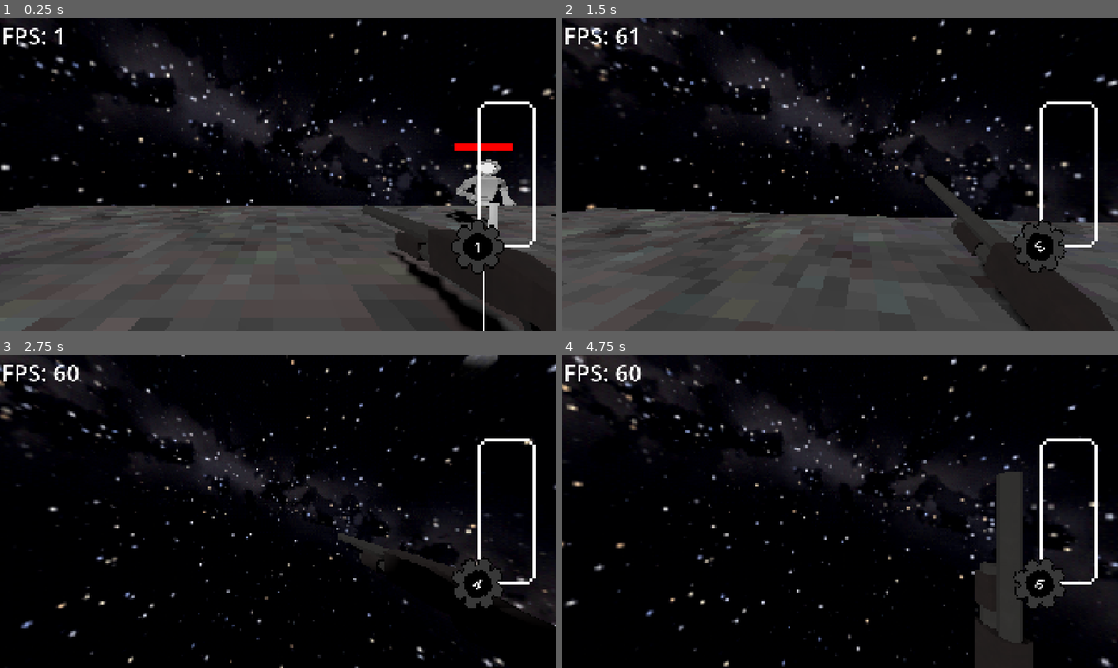
Above: before the commit, frames 1-4 (two rows, left to right).
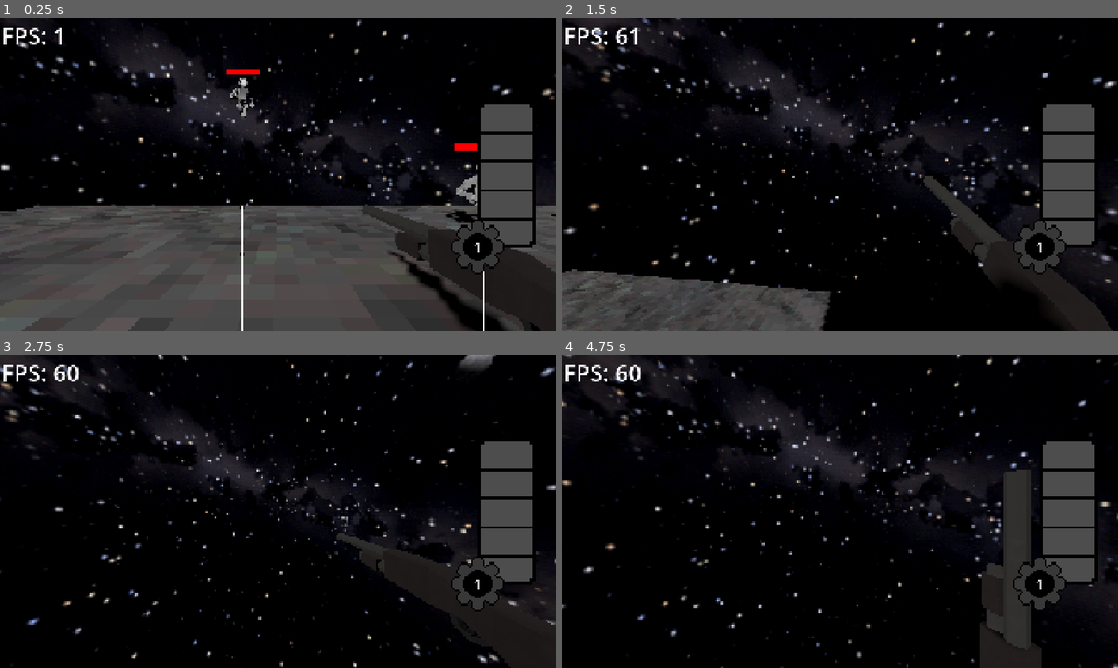
Above: after the commit, the same moments.

Repository: TheM0RSE/GameOff2026
Game: Godot game, scene res://Scenes/Main.tscn
Same seed, same stepped clock (60 frames per second), same inputs: the game is played once before the commit and once after it.
Inputs (mouse positions are in pixels of both pictures, inside the frame that each line leads up to):
- Up to frame 1 (0.25 s): no input
- Up to frame 2 (1.5 s): move the mouse to (867, 174) at 0.52 s; hold W (up) from 0.53 s (still down); click (867, 174) at 0.6 s; tap Space (jump) at 0.77 s; tap Tab (ui_focus_next) at 0.8, 1.35 s; move the mouse to (812, 174) at 1.27 s
- Up to frame 3 (2.75 s): keep holding W (up); tap Space (jump) at 1.52 s; click (250, 511) at 1.55 s; move the mouse to (289, 505) at 2.02 s; tap Shift (Dash) at 2.1 s; tap Tab (ui_focus_next) at 2.3 s
- Up to frame 4 (4.75 s): keep holding W (up); move the mouse to (834, 517) at 2.77 s; tap Ctrl (Slide) at 2.85 s; tap Space (jump) at 3.02, 3.77, 4.52 s; click (834, 517) at 3.05 s; move the mouse to (878, 514) at 3.52 s; click (878, 514) at 3.6 s; tap Tab (ui_focus_next) at 3.8, 4.35 s; move the mouse to (795, 508) at 4.27 s; click (795, 508) at 4.55 s

The runs differ from the first frame. In frame 1, 4.1% of the frame differs, in the area x 40-97%, y 16-100%; in frame 2, 31%, in the area x 0-100%, y 0-100%; in frame 3, 12%; in frame 4, 11%.

Commit message:
Added functional gear meter that fills up based on damage

Diff:
--- a/Entities/HealthComponent.gd
+++ b/Entities/HealthComponent.gd
@@ -13,9 +13,9 @@
 func _ready():
 	current_health = max_health
 
-func take_damage(amount):
+func take_damage(amount) -> int:
 	if not alive or amount <= 0: # Do nothing if entity is dead or if there is no damage
-		return
+		return 0
 	var actual_damage = clampi(amount, 0, current_health) # Do no more damage if it is more than the current health
 	current_health = clampi(current_health - actual_damage, 0, max_health) # Take off the damage from the current health
 	damage_taken.emit(actual_damage)
@@ -24,3 +24,5 @@
 	if current_health <= 0:
 		alive = false
 		died.emit()
+
+	return actual_damage
--- a/Entities/Player/Player.gd
+++ b/Entities/Player/Player.gd
@@ -102,9 +102,13 @@
 @export var camera : Camera3D
 var cam_rotation := Vector2.ZERO
 
+# Weapon variables
 @export var weapon_point : Node3D
 @export var weapon_scene : PackedScene
 var current_weapon : Weapon
+
+# Gear meter
+@export var gear_meter : TextureProgressBar
 
 func _ready() -> void:
 	Input.mouse_mode = Input.MOUSE_MODE_CAPTURED # Lock mouse ingame
@@ -394,3 +398,9 @@
 	camera.h_offset = randf_range(-s, s)
 	camera.v_offset = randf_range(-s, s)
 	shake = move_toward(shake, 0.0, 0.8 * delta)
+
+func update_gear_meter(damage: int):
+	if gear_meter:
+		gear_meter.add_value(damage)
+	else:
+		print("No gear meter defined")
--- a/Entities/WorkerRobot/WorkerRobot.gd
+++ b/Entities/WorkerRobot/WorkerRobot.gd
@@ -47,15 +47,19 @@
 
 	move_and_slide()
 
-func take_damage(collider: Area3D, damage: int):
+func take_damage(collider: Area3D, damage: int) -> int:
 	if not health_component:
-		return
+		return 0
 	if collider == head_collider:
-		health_component.take_damage(damage * headshot_multiplier) # Multiply with headshot_multiplier if weapon hits head
+		var headshot_damage = damage * headshot_multiplier # Multiply with headshot_multiplier if weapon hits head
+		var actual_damage = health_component.take_damage(headshot_damage)
+		return actual_damage
 	elif collider == body_collider:
-		health_component.take_damage(damage)
+		var actual_damage = health_component.take_damage(damage)
+		return actual_damage
 	else:
 		print("Not a body or head collider?")
+	return 0
 
 func _on_health_component_health_changed(current_health: int): # What happens when the enemy's health changes?
 	if not health_bar:
--- a/Scenes/Main.tscn
+++ b/Scenes/Main.tscn
@@ -6,9 +6,10 @@
 [ext_resource type="PackedScene" uid="uid://bic3k18q2t0ui" path="res://Models/Table/Table.glb" id="4_rgh2o"]
 [ext_resource type="PackedScene" uid="uid://dulq0ckibflvo" path="res://Entities/WorkerRobot/WorkerRobot.tscn" id="7_50glp"]
 [ext_resource type="PackedScene" uid="uid://x8lmalqrs4c6" path="res://Entities/HipHopDancer/hip_hop_dancing.tscn" id="7_jw32o"]
+[ext_resource type="Texture2D" uid="uid://b4y6dqq4q3pvo" path="res://UI/GearMeter/GearMeterEmpty.png" id="8_4kpch"]
 [ext_resource type="Texture2D" uid="uid://natl2uxltb2c" path="res://UI/GearMeter/Gear.png" id="9_bmxlf"]
+[ext_resource type="Texture2D" uid="uid://cf6uolvwtrmqp" path="res://UI/GearMeter/GearMeterFilled.png" id="9_grg3l"]
 [ext_resource type="Script" uid="uid://b7j8oinw4ygei" path="res://Scenes/fps.gd" id="9_vy5pj"]
-[ext_resource type="Texture2D" uid="uid://df0kuen0jgi5y" path="res://UI/GearMeter/GearMeterBorder.png" id="10_4kpch"]
 [ext_resource type="Script" uid="uid://b57ipvfujt6s4" path="res://UI/gear_meter.gd" id="10_grg3l"]
 
 [sub_resource type="PanoramaSkyMaterial" id="PanoramaSkyMaterial_v1gob"]
@@ -109,8 +110,9 @@
 transform = Transform3D(-0.62728643, 0.23172829, -0.74351454, -0.13602789, 0.9074293, 0.39757875, 0.76681685, 0.3505344, -0.5376965, 0, 6.527805, 0)
 shadow_enabled = true
 
-[node name="Player" parent="SubViewportContainer/SubViewport/World" unique_id=1972926718 instance=ExtResource("1_r150o")]
+[node name="Player" parent="SubViewportContainer/SubViewport/World" unique_id=1972926718 node_paths=PackedStringArray("gear_meter") instance=ExtResource("1_r150o")]
 transform = Transform3D(-4.371139e-08, 0, -1, 0, 1, 0, 1, 0, -4.371139e-08, 3.962905, 1.6657808, -2.8684998)
+gear_meter = NodePath("../../../../UI/CanvasLayer/GearMeter")
 
 [node name="NavigationRegion3D" type="NavigationRegion3D" parent="SubViewportContainer/SubViewport/World" unique_id=1232932362]
 navigation_mesh = SubResource("NavigationMesh_3n5wa")
@@ -160,6 +162,18 @@
 
 [node name="Customer" parent="SubViewportContainer/SubViewport/World" unique_id=1439125245 node_paths=PackedStringArray("player") instance=ExtResource("7_50glp")]
 transform = Transform3D(1, 0, 0, 0, 1, 0, 0, 0, 1, 9.394899, 0.49489495, 3.121523)
+player = NodePath("../Player")
+
+[node name="Customer2" parent="SubViewportContainer/SubViewport/World" unique_id=713210261 node_paths=PackedStringArray("player") instance=ExtResource("7_50glp")]
+transform = Transform3D(1, 0, 0, 0, 1, 0, 0, 0, 1, -15.931631, 0.49489495, 17.328062)
+player = NodePath("../Player")
+
+[node name="Customer3" parent="SubViewportContainer/SubViewport/World" unique_id=1073123583 node_paths=PackedStringArray("player") instance=ExtResource("7_50glp")]
+transform = Transform3D(1, 0, 0, 0, 1, 0, 0, 0, 1, -15.931631, 0.49489495, -4.432789)
+player = NodePath("../Player")
+
+[node name="Customer4" parent="SubViewportContainer/SubViewport/World" unique_id=874462086 node_paths=PackedStringArray("player") instance=ExtResource("7_50glp")]
+transform = Transform3D(1, 0, 0, 0, 1, 0, 0, 0, 1, 12.238817, 4.58837, -4.432789)
 player = NodePath("../Player")
 
 [node name="UI" type="Control" parent="." unique_id=549994049]
@@ -192,10 +206,10 @@
 offset_bottom = 250.0
 grow_horizontal = 0
 grow_vertical = 2
-value = 50.0
 fill_mode = 3
 nine_patch_stretch = true
-texture_under = ExtResource("10_4kpch")
+texture_under = ExtResource("8_4kpch")
+texture_progress = ExtResource("9_grg3l")
 script = ExtResource("10_grg3l")
 animation_player = NodePath("AnimationPlayer")
 gear_label = NodePath("Gear/GearLabel")
--- a/UI/gear_meter.gd
+++ b/UI/gear_meter.gd
@@ -1,12 +1,39 @@
 extends TextureProgressBar
 
-var gear_amount: int = 1
 @export var animation_player: AnimationPlayer
 @export var gear_label: Label
 
-func _process(delta: float) -> void:
-	if Input.is_action_just_pressed("ui_focus_next"):
-		animation_player.stop()
-		animation_player.play("gear_spin")
-		gear_amount += 1
-		gear_label.text = str(gear_amount)
+const max_gear: int = 5
+var current_gear: int = 1
+var current_value: int = 0
+
+var animation_time = 0.1
+
+func add_value(value: int):
+	var new_value = current_value + value
+	if new_value >= 100:
+		update_bar(current_value, new_value, true)
+		gear_up(new_value)
+	else:
+		update_bar(current_value, new_value)
+
+func update_bar(old_value: int, new_value: int, geared_up: int = false):
+	current_value = new_value
+	if geared_up:
+		var tween := create_tween()
+		tween.tween_method(_update_wrapped_value, old_value, new_value, animation_time)
+	else:
+		var tween := create_tween()
+		tween.tween_property(self, "value", new_value, animation_time).from(old_value)
+
+func gear_up(value: int):
+	var rest_value = value - 100
+	current_value = rest_value
+	current_gear += 1
+	animation_player.stop()
+	animation_player.play("gear_spin")
+	gear_label.text = str(current_gear)
+
+func _update_wrapped_value(raw_val: float):
+	current_value = fmod(raw_val, 100)
+	self.value = current_value
--- a/Weapons/Shotgun/Shotgun.tscn
+++ b/Weapons/Shotgun/Shotgun.tscn
@@ -46,7 +46,7 @@
 animation_player = NodePath("AnimationPlayer")
 damage = 40
 shoot_rate = 1.0
-recoil_force = 20
+recoil_force = 10
 
 [node name="Model" parent="." unique_id=1291959369 instance=ExtResource("1_tqfqr")]
 transform = Transform3D(0.14999999, 0, 0, 0, 0.14999999, 0, 0, 0, 0.14999999, 0, 0, 0)
--- a/Weapons/WeaponScript.gd
+++ b/Weapons/WeaponScript.gd
@@ -33,7 +33,9 @@
 
 		var hit = collision["collider"]
 		if hit.owner.has_method("take_damage"):
-			hit.owner.take_damage(hit, damage)
+			var damage = hit.owner.take_damage(hit, damage)
+			if player.has_method("update_gear_meter"):
+				player.update_gear_meter(damage)
 
 
 		# TESTING (CREATES BOX WHERE MOUSE IS POINTED)
Binary file removed: UI/GearMeter/GearMeterBorder.png
Binary file added: UI/GearMeter/GearMeterEmpty.png
Not shown, changed: UI/GearMeter/GearMeterEmpty.png.import
Binary file added: UI/GearMeter/GearMeterFilled.png
Not shown, added: UI/GearMeter/GearMeterFilled.png.import
